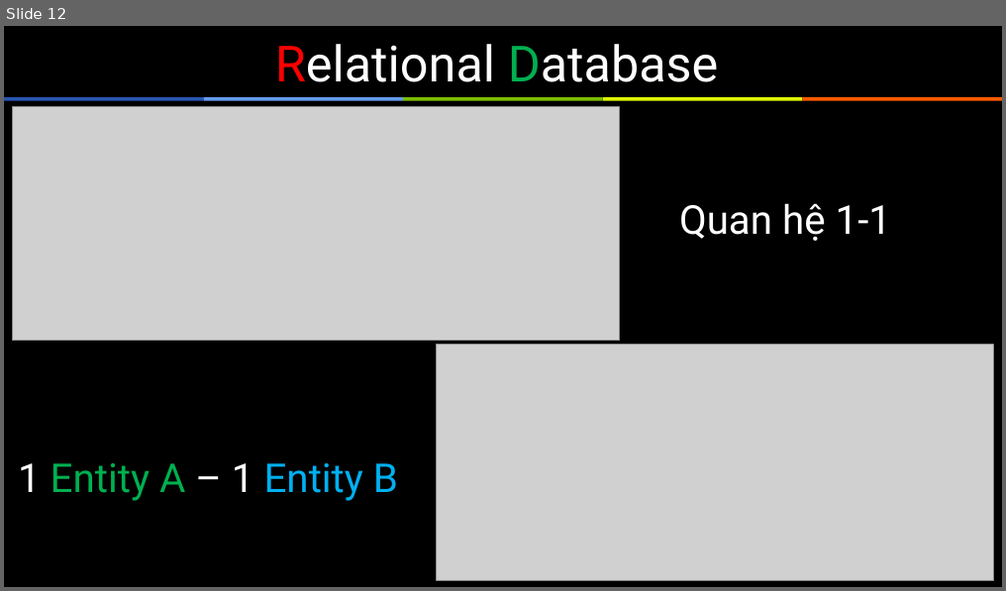
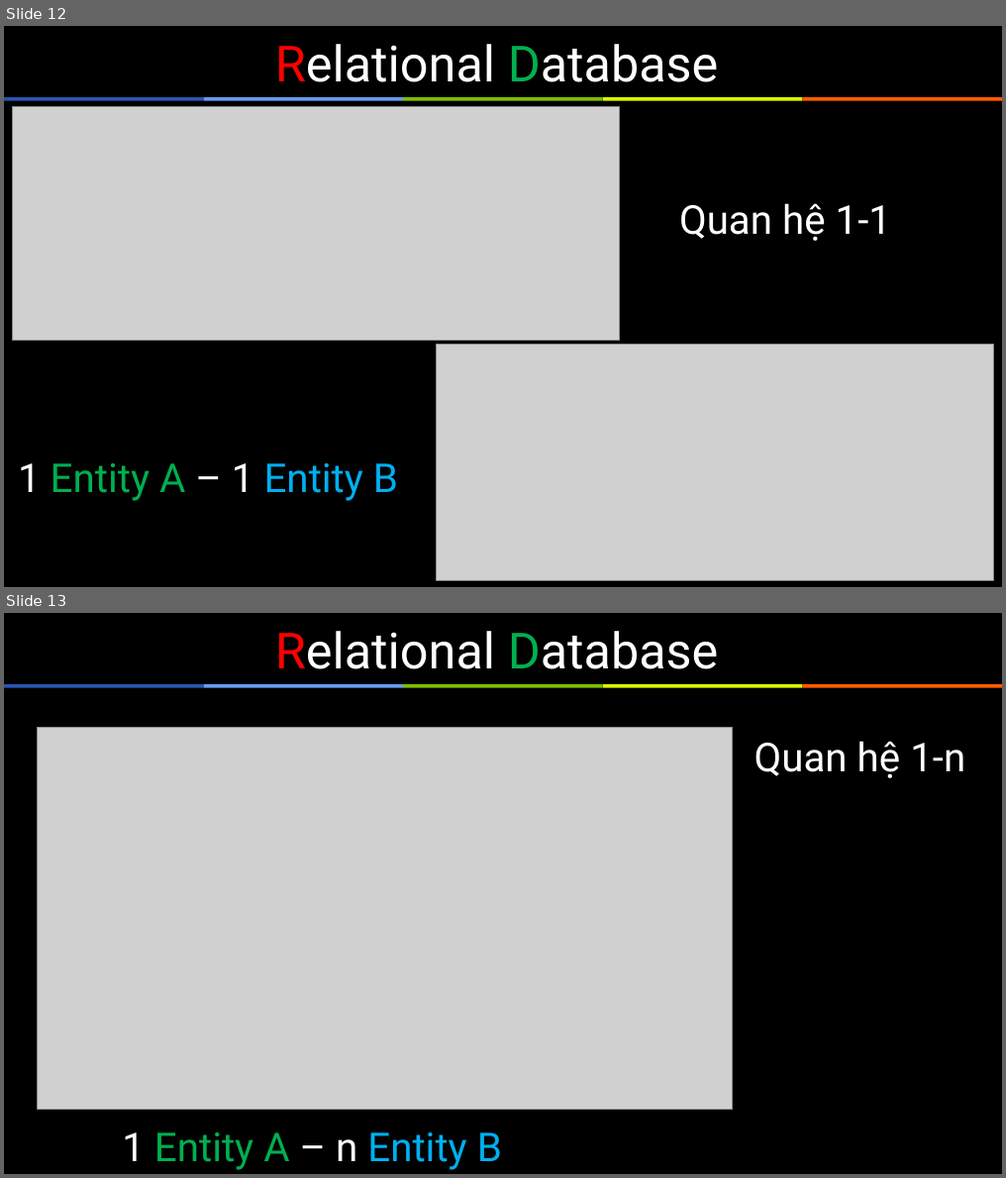
Before and after one commit to sunlight3d/ThucTapNodejsTechmaster, a slide deck: Documents/ThuctapNodejs5.pptx. Shown one above the other, each under a label of ours: slide 12 before the commit, slides 12 and 13 after it. The pictures are 1006x591 and 1006x1178 pixels, drawn with LibreOffice and Linux fonts; fonts in the diff are those of the drawing; grey boxes stand for pictures. Boxes give left, top, right and bottom in pixels: in the first picture for what was removed or moved away, otherwise in the second. Text is boxed around its words. In the diff, an @@ line names an element or a change of style, - is before the commit and + after.

```diff
--- a/Documents/ThuctapNodejs5.pptx
+++ b/Documents/ThuctapNodejs5.pptx
@@ slide 13 added at bbox=[4, 613, 1002, 1174], background #000000; not listed: 5 template elements that a slide beside it also shows @@
@@ title added at bbox=[275, 631, 719, 669], 36 pt, text #FFFFFF @@
+Relational Database
@@ picture added at bbox=[37, 728, 732, 1110] @@
@@ text added at bbox=[754, 741, 965, 778], 28.8 pt, text #FFFFFF @@
+Quan hệ 1-n
@@ text added at bbox=[122, 1133, 502, 1170], 28.8 pt, text #00B050 @@
+1 Entity A – n Entity B
```
Also in this commit, not shown: 1 other slide added, 1 slide removed, 5 other files.
